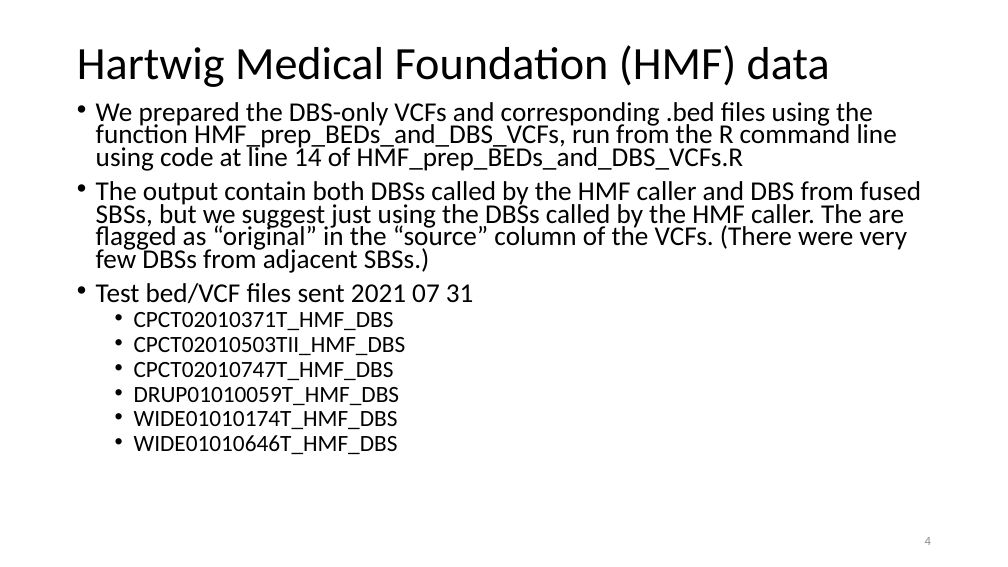
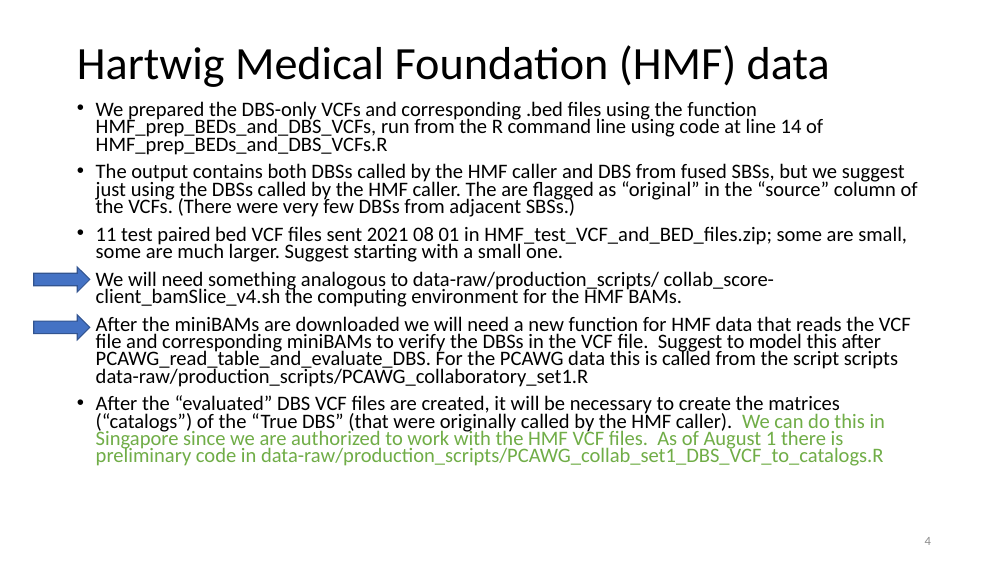
Before and after one commit to steverozen/DBSverify, a slide deck: slide 4 of data-raw/DBSverify.overview.pptx. Drawn at 1008x567 pixels with LibreOffice and Linux fonts; fonts in the diff are those of the drawing. Boxes give left, top, right and bottom in pixels: in the first picture for what was removed or moved away, otherwise in the second. Text is boxed around its words. In the diff, an @@ line names an element or a change of style, - is before the commit and + after.

```diff
--- a/data-raw/DBSverify.overview.pptx
+++ b/data-raw/DBSverify.overview.pptx
@@ text at (x1=96, y1=101, x2=823, y2=155): size 25.9 to 19.6 pt in "We prepared the DBS-only VCFs and corresponding ..." @@
@@ text at (x1=96, y1=163, x2=918, y2=466): text changed; size 25.9 to 19.6 pt @@
-• The output contain both DBSs called by the HMF caller and DBS from fused SBSs, but we suggest just using the DBSs called by the HMF caller. The are flagged as “original” in the “source” column of the VCFs. (There were very few DBSs from adjacent SBSs.)
-• Test bed/VCF files sent 2021 07 31
-  • CPCT02010371T_HMF_DBS
-  • CPCT02010503TII_HMF_DBS
-  • CPCT02010747T_HMF_DBS
-  • DRUP01010059T_HMF_DBS
-  • WIDE01010174T_HMF_DBS
-  • WIDE01010646T_HMF_DBS
+• The output contains both DBSs called by the HMF caller and DBS from fused SBSs, but we suggest just using the DBSs called by the HMF caller. The are flagged as “original” in the “source” column of the VCFs. (There were very few DBSs from adjacent SBSs.)
+• 11 test paired bed VCF files sent 2021 08 01 in HMF_test_VCF_and_BED_files.zip; some are small, some are much larger. Suggest starting with a small one.
+• We will need something analogous to data-raw/production_scripts/ collab_score-client_bamSlice_v4.sh the computing environment for the HMF BAMs.
+• After the miniBAMs are downloaded we will need a new function for HMF data that reads the VCF file and corresponding miniBAMs to verify the DBSs in the VCF file. Suggest to model this after PCAWG_read_table_and_evaluate_DBS. For the PCAWG data this is called from the script scripts data-raw/production_scripts/PCAWG_collaboratory_set1.R
+• After the “evaluated” DBS VCF files are created, it will be necessary to create the matrices (“catalogs”) of the “True DBS” (that were originally called by the HMF caller). We can do this in Singapore since we are authorized to work with the HMF VCF files. As of August 1 there is preliminary code in data-raw/production_scripts/PCAWG_collab_set1_DBS_VCF_to_catalogs.R
@@ right arrow added at (x1=34, y1=267, x2=90, y2=292), fill #4472C4, outline #325491 1 pt @@
@@ right arrow added at (x1=34, y1=315, x2=90, y2=340), fill #4472C4, outline #325491 1 pt @@
```
Also in this commit, not shown: 3 other slides changed.
